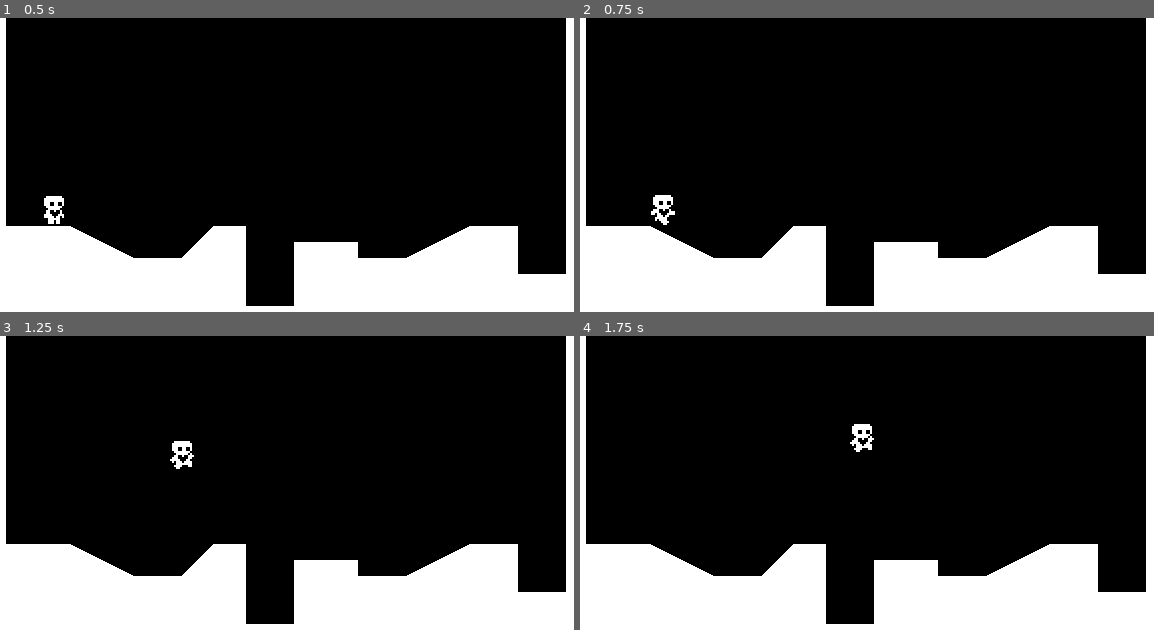
Above: before the commit, frames 1-4 (two rows, left to right).
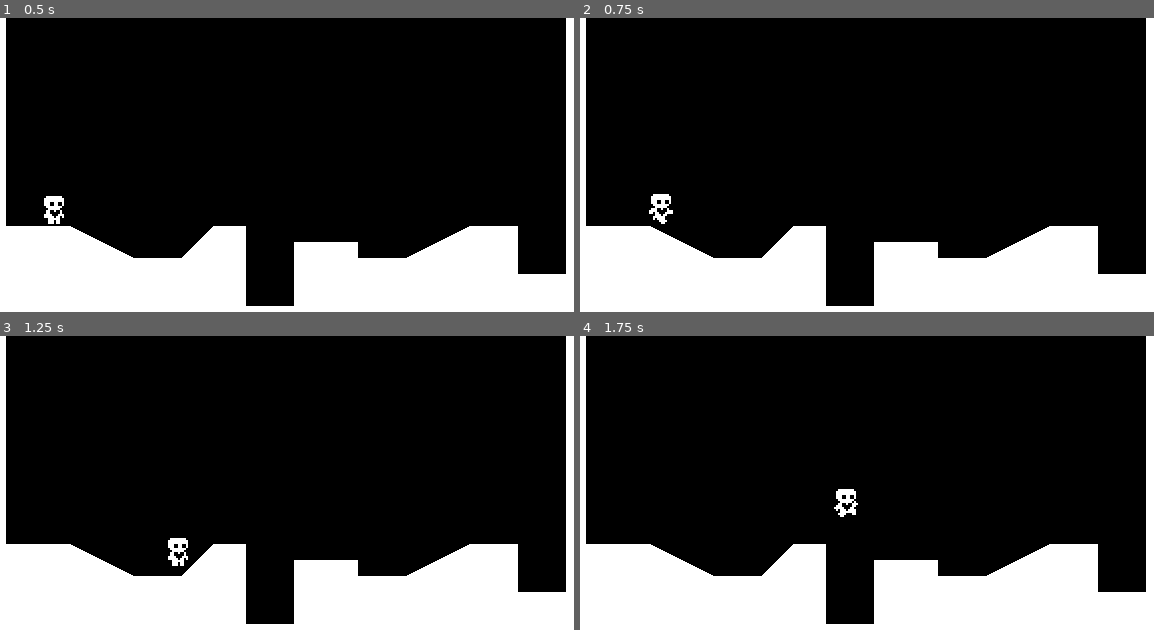
Above: after the commit, the same moments.

Repository: dazheng6/Heart-Platformer
Game: Godot game, scene res://Scenes/world.tscn
Two runs of this game, one before a commit and one after it. Both use one fixed random seed, a clock stepped at 60 frames per second and the inputs below.
Inputs:
- Up to frame 1 (0.5 s): no input
- Up to frame 2 (0.75 s): tap Enter at 0.5 s; hold Right (ui_right) from 0.53 s (still down)
- Up to frame 3 (1.25 s): keep holding Right (ui_right); tap Up (ui_up) at 0.77 s
- Up to frame 4 (1.75 s): keep holding Right (ui_right); tap Up (ui_up) at 1.52 s

Frame 1 is identical in both runs. In frame 2, 0.1% of the frame differs, in the area x 12-17%, y 59-71%; in frame 3, 0.4%; in frame 4, 0.5%, in the area x 44-52%, y 29-62%.

Commit message:
progress check 3

Diff:
--- a/DefaultMovementData.tres
+++ b/DefaultMovementData.tres
@@ -5,6 +5,8 @@
 [resource]
 script = ExtResource("1_kxo8g")
 speed = 100.0
-acceleration = 800.0
+acceleration = 700.0
 friction = 700.0
-jump_velocity = -300.0
+jump_velocity = -150.0
+gravity_scale = 1.0
+air_resistnace = 200.0
--- /dev/null
+++ b/FasterMovementData.tres
@@ -0,0 +1,10 @@
+[gd_resource type="Resource" script_class="PlayerMovementData" load_steps=2 format=3 uid="uid://pv664px4lo6y"]
+
+[ext_resource type="Script" path="res://Scripts/PlayerMovementData.gd" id="1_mqs2y"]
+
+[resource]
+script = ExtResource("1_mqs2y")
+speed = 120.0
+acceleration = 1000.0
+friction = 1000.0
+jump_velocity = -350.0
--- a/Scenes/player.tscn
+++ b/Scenes/player.tscn
@@ -1,6 +1,7 @@
-[gd_scene load_steps=13 format=3 uid="uid://b3vkmfxunohh8"]
+[gd_scene load_steps=14 format=3 uid="uid://b3vkmfxunohh8"]
 
 [ext_resource type="Script" path="res://Scripts/player.gd" id="1_le4us"]
+[ext_resource type="Resource" uid="uid://dh6b6uorldqm" path="res://DefaultMovementData.tres" id="2_hydq1"]
 [ext_resource type="Texture2D" uid="uid://bdiojqu1mxc8j" path="res://player.png" id="2_mimyl"]
 
 [sub_resource type="AtlasTexture" id="AtlasTexture_bbvjf"]
@@ -84,6 +85,7 @@
 floor_constant_speed = true
 floor_snap_length = 2.0
 script = ExtResource("1_le4us")
+movement_data = ExtResource("2_hydq1")
 
 [node name="AnimatedSprite2D" type="AnimatedSprite2D" parent="."]
 position = Vector2(0, -10)
--- a/Scripts/PlayerMovementData.gd
+++ b/Scripts/PlayerMovementData.gd
@@ -5,3 +5,5 @@
 @export var acceleration = 800.0
 @export var friction = 700.0
 @export var jump_velocity = -300.0
+@export var gravity_scale = 1.0
+@export var air_resistnace = 200.0
--- a/Scripts/player.gd
+++ b/Scripts/player.gd
@@ -8,12 +8,12 @@
 @onready var coyote_jump_timer = $CoyoteJumpTimer
 
 func _physics_process(delta):
-	movement_data = load("res://DefaultMovementData.tres")
 	apply_gravity(delta)
 	handle_jump()
 	var input_axis = Input.get_axis("ui_left", "ui_right")
 	handle_acceleration(input_axis, delta)
 	apply_friction(input_axis, delta)
+	apply_air_resistance(input_axis, delta)
 	update_animatinos(input_axis)
 	var was_on_floor = is_on_floor()
 	move_and_slide()
@@ -21,9 +21,10 @@
 	if just_left_ledge:
 		coyote_jump_timer.start()
 
+
 func apply_gravity(delta):
 	if not is_on_floor():
-		velocity.y += gravity * delta
+		velocity.y += gravity * movement_data.gravity_scale * delta
 
 func handle_jump():
 	if is_on_floor() or coyote_jump_timer.time_left > 0.0:
@@ -37,8 +38,12 @@
 	if input_axis != 0:
 		velocity.x = move_toward(velocity.x, movement_data.speed * input_axis, movement_data.acceleration * delta)
 
+func apply_air_resistance(input_axis,delta):
+	if input_axis == 0 and not is_on_floor():
+		velocity.x = move_toward(velocity.x, 0, movement_data.air_resistnace * delta)
+
 func apply_friction(input_axis, delta):
-	if input_axis == 0:
+	if input_axis == 0 and is_on_floor():
 		velocity.x = move_toward(velocity.x, 0, movement_data.friction * delta)
 func update_animatinos(input_axis):
 	if input_axis != 0:
--- /dev/null
+++ b/SlowerMovementData.tres
@@ -0,0 +1,11 @@
+[gd_resource type="Resource" script_class="PlayerMovementData" load_steps=2 format=3 uid="uid://b6em0rsc0y32n"]
+
+[ext_resource type="Script" path="res://Scripts/PlayerMovementData.gd" id="1_ap7yx"]
+
+[resource]
+script = ExtResource("1_ap7yx")
+speed = 50.0
+acceleration = 600.0
+friction = 800.0
+jump_velocity = -250.0
+gravity_scale = 0.5
